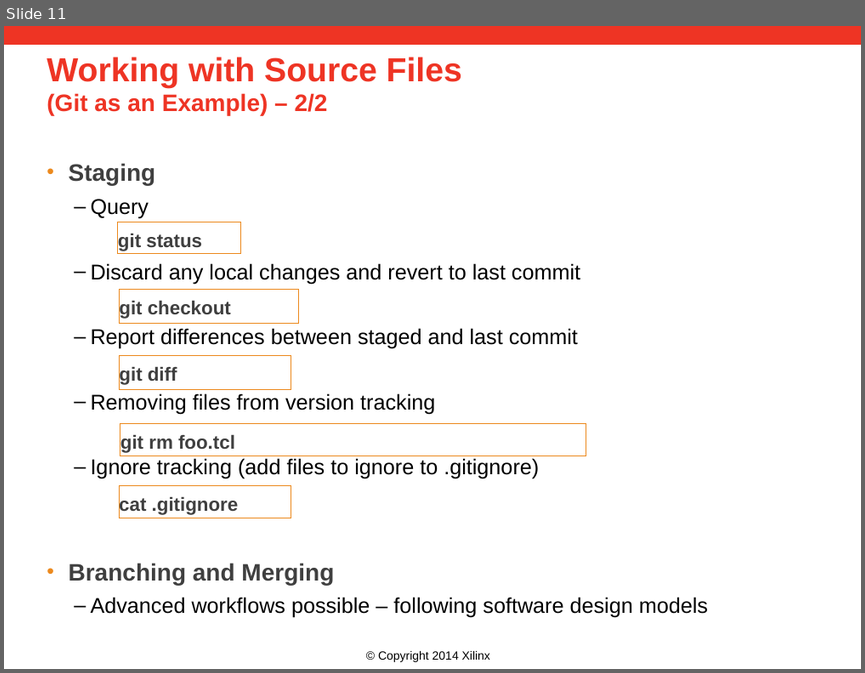
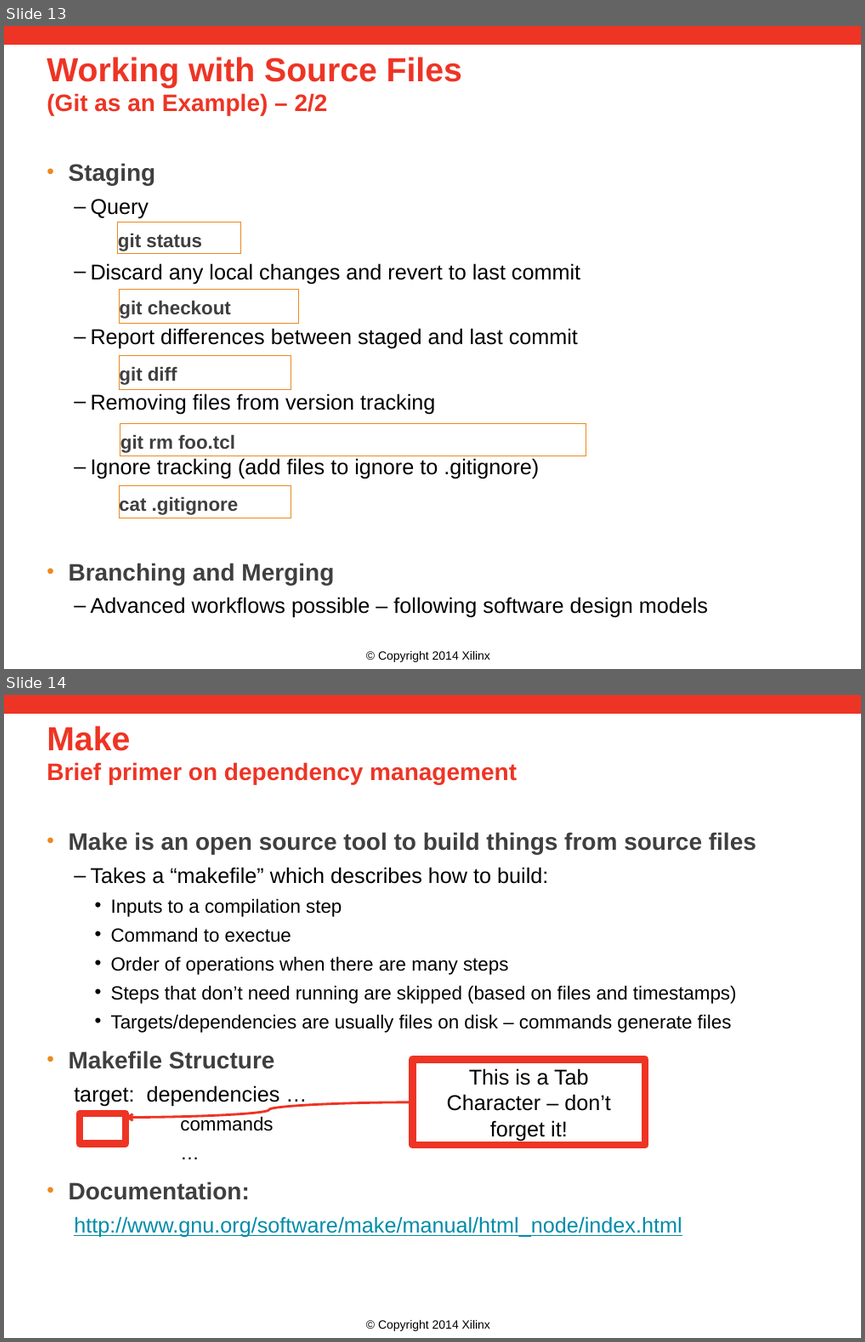
Before and after one commit to Xilinx/revCtrl, a slide deck: doc/versionControl.pptx. Shown one above the other, each under a label of ours: slide 11 before the commit, slides 13 and 14 after it. The pictures are 865x673 and 865x1342 pixels, drawn with LibreOffice and Linux fonts; fonts in the diff are those of the drawing; background and template pictures are left out. Boxes give left, top, right and bottom in pixels: in the first picture for what was removed or moved away, otherwise in the second. Text is boxed around its words. In the diff, an @@ line names an element or a change of style, - is before the commit and + after.

```diff
--- a/doc/versionControl.pptx
+++ b/doc/versionControl.pptx
@@ slide 14 added at bbox=[4, 695, 861, 1338], background #FFFFFF; not listed: 2 template elements that a slide beside it also shows @@
@@ title added at bbox=[46, 726, 517, 784], 20 pt, text #EE3424, bold @@
+Make
+Brief primer on dependency management
@@ text added at bbox=[69, 832, 756, 1237], 16 pt, text #000000 @@
+• Make is an open source tool to build things from source files
+  – Takes a “makefile” which describes how to build:
+    • Inputs to a compilation step
+    • Command to exectue
+    • Order of operations when there are many steps
+    • Steps that don’t need running are skipped (based on files and timestamps)
+    • Targets/dependencies are usually files on disk – commands generate files
+• Makefile Structure
+  target: dependencies …
+    commands
+    …
+• Documentation:
+  http://www.gnu.org/software/make/manual/html_node/index.html
@@ rectangle added at bbox=[413, 1059, 646, 1145], fill #FFFFFF, outline #EE3424 6 pt, 18 pt, text #000000 @@
+This is a Tab Character – don’t forget it!
@@ curved arrow added from (413, 1102) to (126, 1117), #EE3424 2 pt @@
@@ rectangle added at bbox=[80, 1113, 125, 1143], fill #FFFFFF, outline #EE3424 6 pt @@
@@ what was slide 11 is now slide 13 @@
```
Also in this commit, not shown: 10 slides changed, 5 other slides added, 1 slide removed.
